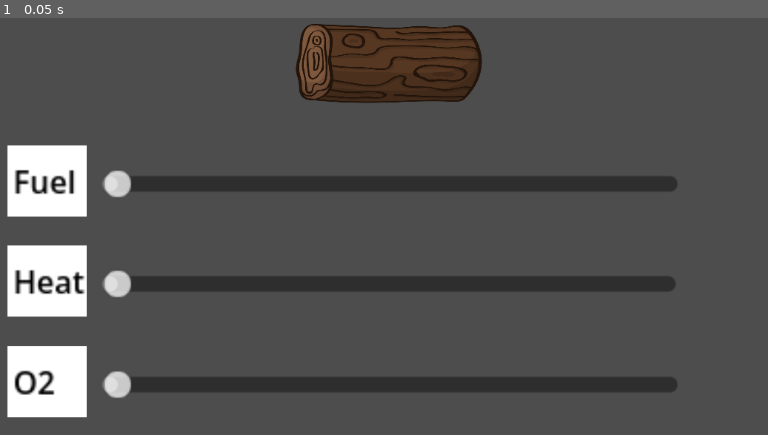
Above: before the commit, frame 1.
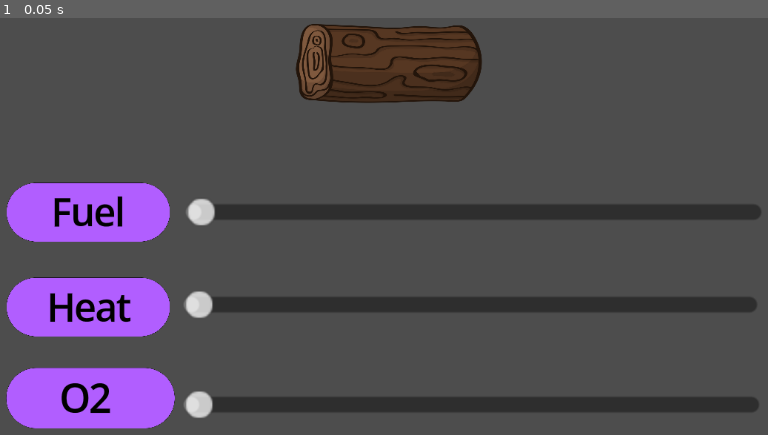
Above: after the commit, the same moment.

Repository: spenu1/FireDemo-Health-and-Safety
Game: Godot game, scene res://Main.tscn
Same seed, same stepped clock (60 frames per second), same inputs: the game is played once before the commit and once after it.
Inputs:
- Up to frame 1 (0.05 s): no input

The runs differ from the first frame. In frame 1, 26% of the frame differs, in the area x 0-100%, y 30-99%.

Commit message:
Updated visuals + new export
Added lights
new icons
flickering light effect (may be cpu intensive, need to check)

Diff:
--- a/Main.tscn
+++ b/Main.tscn
@@ -7,7 +7,7 @@
 [ext_resource type="Texture2D" uid="uid://d38uxsxubdyqn" path="res://BallSprite.png" id="3_3dxm6"]
 
 [sub_resource type="Gradient" id="Gradient_3dxm6"]
-offsets = PackedFloat32Array(0.40250698, 1)
+offsets = PackedFloat32Array(0.15734266, 1)
 colors = PackedColorArray(1, 0.5647059, 0, 1, 1, 0, 0, 1)
 
 [sub_resource type="GradientTexture1D" id="GradientTexture1D_lgr22"]
@@ -15,7 +15,7 @@
 
 [sub_resource type="Curve" id="Curve_fos0i"]
 _limits = [0.0, 2.0, 0.0, 1.0]
-_data = [Vector2(0.27040818, 1.3961546), 0.0, 0.0, 0, 0, Vector2(1, 0.010279655), -1.899521, 0.0, 1, 0]
+_data = [Vector2(0.27884614, 1.0941936), 0.0, 0.0, 0, 0, Vector2(1, 0.010279655), -1.5030273, 0.0, 1, 0]
 point_count = 2
 
 [sub_resource type="CurveTexture" id="CurveTexture_3dxm6"]
@@ -24,7 +24,7 @@
 [sub_resource type="ParticleProcessMaterial" id="ParticleProcessMaterial_uu6xs"]
 particle_flag_disable_z = true
 emission_shape = 3
-emission_box_extents = Vector3(27.89, 7.545, 1)
+emission_box_extents = Vector3(16.315, 7.545, 1)
 angle_min = 1.0728835e-05
 angle_max = 1.0728835e-05
 direction = Vector3(0, -1, 0)
@@ -40,8 +40,23 @@
 hue_variation_max = 0.06999998
 turbulence_noise_scale = 10.0
 
+[sub_resource type="Gradient" id="Gradient_fos0i"]
+colors = PackedColorArray(1, 1, 1, 1, 0, 0, 0, 1)
+
+[sub_resource type="GradientTexture2D" id="GradientTexture2D_3dxm6"]
+gradient = SubResource("Gradient_fos0i")
+fill = 1
+fill_from = Vector2(0.5, 0.5)
+fill_to = Vector2(0.03846154, 0.67094016)
+
 [node name="Node2D" type="Node2D" unique_id=561405790]
 script = ExtResource("1_cm0pq")
+
+[node name="ColorRect" type="ColorRect" parent="." unique_id=1190984734]
+offset_left = 308.0
+offset_right = 792.0
+offset_bottom = 539.0
+color = Color(0.3019608, 0.3019608, 0.3019608, 1)
 
 [node name="LogClipart" type="Sprite2D" parent="." unique_id=1822968826]
 position = Vector2(546, 461)
@@ -51,25 +66,33 @@
 region_rect = Rect2(60.446045, 178.82672, 693.3076, 442.23322)
 
 [node name="GPUParticles2D" type="GPUParticles2D" parent="LogClipart" unique_id=13362136]
-position = Vector2(2.5477695, -168.22386)
+position = Vector2(17.834538, -168.22386)
 scale = Vector2(10.739731, 10.837612)
 emitting = false
-amount = 30
+amount = 60
 texture = ExtResource("3_3dxm6")
 explosiveness = 0.03
 process_material = SubResource("ParticleProcessMaterial_uu6xs")
 script = ExtResource("2_r0du0")
 
 [node name="Control" parent="." unique_id=699872417 instance=ExtResource("2_uu6xs")]
+clip_children = 2
 anchors_preset = 0
 anchor_right = 0.0
 anchor_bottom = 0.0
-offset_left = 525.0
-offset_top = 761.0
-offset_right = 525.0
-offset_bottom = 761.0
+offset_left = 635.0
+offset_top = 789.0
+offset_right = 635.0
+offset_bottom = 789.0
 grow_horizontal = 1
 grow_vertical = 1
+
+[node name="FireLight" type="PointLight2D" parent="." unique_id=1069605359]
+position = Vector2(552, 292.5)
+scale = Vector2(6.4062505, 7.578125)
+color = Color(0.9627653, 0.30794448, 1.92523e-07, 1)
+energy = 2.0
+texture = SubResource("GradientTexture2D_3dxm6")
 
 [connection signal="fuelUpdated" from="Control" to="." method="_on_control_fuel_updated"]
 [connection signal="heatUpdated" from="Control" to="." method="_on_control_heat_updated"]
--- a/UI.tscn
+++ b/UI.tscn
@@ -1,6 +1,7 @@
 [gd_scene format=3 uid="uid://ckxajhgc78a5q"]
 
 [ext_resource type="Script" uid="uid://bwqbounricf22" path="res://ui.gd" id="1_b3bc3"]
+[ext_resource type="Texture2D" uid="uid://isvprueob5cj" path="res://labelIcon.png" id="2_3b2b5"]
 
 [node name="Control" type="Control" unique_id=699872417]
 layout_mode = 3
@@ -13,28 +14,26 @@
 
 [node name="FuelSlider" type="HSlider" parent="." unique_id=152625574]
 layout_mode = 0
-offset_left = -364.0
-offset_top = -157.0
-offset_right = -67.0
-offset_bottom = -141.0
+offset_left = -361.00003
+offset_top = -147.0
+offset_right = -64.00003
+offset_bottom = -131.0
 scale = Vector2(2.615, 2.615)
 rounded = true
 tick_count = 1
 
-[node name="ColorRect" type="ColorRect" parent="FuelSlider" unique_id=1812800004]
-layout_mode = 0
-offset_left = -49.0
-offset_top = -12.0
-offset_right = -8.0
-offset_bottom = 25.0
+[node name="ColorRect" type="Sprite2D" parent="FuelSlider" unique_id=492415691]
+position = Vector2(-50.47799, 8.030598)
+scale = Vector2(0.09394141, 0.09394141)
+texture = ExtResource("2_3b2b5")
 
 [node name="Label" type="Label" parent="FuelSlider/ColorRect" unique_id=1938376864]
-layout_mode = 0
-offset_left = 3.0
-offset_top = 7.0
-offset_right = 43.0
-offset_bottom = 30.0
+offset_left = -203.95157
+offset_top = -135.96774
+offset_right = 201.04843
+offset_bottom = 143.19891
 theme_override_colors/font_color = Color(0, 0, 0, 1)
+theme_override_font_sizes/font_size = 200
 text = "Fuel"
 
 [node name="Heat" type="HSlider" parent="." unique_id=380087786]
@@ -47,47 +46,45 @@
 rounded = true
 tick_count = 1
 
-[node name="ColorRect" type="ColorRect" parent="Heat" unique_id=251942135]
-layout_mode = 0
-offset_left = -49.0
-offset_top = -12.0
-offset_right = -8.0
-offset_bottom = 25.0
+[node name="ColorRect" type="Sprite2D" parent="Heat" unique_id=1853260652]
+position = Vector2(-49.330795, 9.17782)
+scale = Vector2(0.09393964, 0.09393964)
+texture = ExtResource("2_3b2b5")
 
-[node name="Label" type="Label" parent="Heat/ColorRect" unique_id=1810268136]
-layout_mode = 0
-offset_left = 3.0
-offset_top = 7.0
-offset_right = 43.0
-offset_bottom = 30.0
+[node name="Label" type="Label" parent="Heat/ColorRect" unique_id=1590200999]
+offset_left = -227.9644
+offset_top = -134.33629
+offset_right = 233.0356
+offset_bottom = 144.83037
 theme_override_colors/font_color = Color(0, 0, 0, 1)
+theme_override_font_sizes/font_size = 200
 text = "Heat"
+metadata/_edit_use_anchors_ = true
 
 [node name="Oxygen" type="HSlider" parent="." unique_id=1537447974]
 layout_mode = 0
 offset_left = -364.0
-offset_top = 114.0
+offset_top = 113.00001
 offset_right = -67.0
-offset_bottom = 130.0
+offset_bottom = 129.0
 scale = Vector2(2.615, 2.615)
 rounded = true
 tick_count = 1
 
-[node name="ColorRect" type="ColorRect" parent="Oxygen" unique_id=223915705]
-layout_mode = 0
-offset_left = -49.0
-offset_top = -12.0
-offset_right = -8.0
-offset_bottom = 25.0
+[node name="ColorRect" type="Sprite2D" parent="Oxygen" unique_id=1173609359]
+position = Vector2(-48.18355, 4.5889106)
+scale = Vector2(0.09684929, 0.09684929)
+texture = ExtResource("2_3b2b5")
 
-[node name="Label" type="Label" parent="Oxygen/ColorRect" unique_id=441417499]
-layout_mode = 0
-offset_left = 3.0
-offset_top = 7.0
-offset_right = 43.0
-offset_bottom = 30.0
+[node name="Label" type="Label" parent="Oxygen/ColorRect" unique_id=495030162]
+offset_left = -165.83691
+offset_top = -134.24889
+offset_right = 239.16309
+offset_bottom = 144.91777
 theme_override_colors/font_color = Color(0, 0, 0, 1)
+theme_override_font_sizes/font_size = 200
 text = "O2"
+metadata/_edit_use_anchors_ = true
 
 [connection signal="value_changed" from="FuelSlider" to="." method="_on_fuel_slider_value_changed"]
 [connection signal="value_changed" from="Heat" to="." method="_on_heat_value_changed"]
--- a/main.gd
+++ b/main.gd
@@ -8,17 +8,26 @@
 
 var particleEmitter
 var fireSprite
+var fLight
 
 # Called when the node enters the scene tree for the first time.
 func _ready() -> void:
 	particleEmitter = self.get_node("LogClipart").get_node("GPUParticles2D")
-	particleEmitter.amount = 0
+	fLight = get_node("FireLight")
+	#particleEmitter.amount = 1
 	particleEmitter.emitting = false
+	fLight.energy = 0.0
 	pass # Replace with function body.
 
 
 # Called every frame. 'delta' is the elapsed time since the previous frame.
 func _process(delta: float) -> void:
+	if !(fuel == 0 or heat == 0 or oxy == 0):
+		fLight.energy += randf_range(-0.5,0.5)
+		if (fLight.energy <= ((strength/100)*2) * 0.95):
+			fLight.energy = ((strength/100)*2) * 0.95
+		if (fLight.energy > ((strength/100)*2) * 1.05):
+			fLight.energy = ((strength/100)*2) * 1.05
 	pass
 
 
@@ -26,12 +35,14 @@
 	if (fuel == 0 or heat == 0 or oxy == 0):
 		#no fire
 		particleEmitter.emitting = false
+		fLight.energy = 0
 		pass
 	else:
 		#calculate the fire
 		particleEmitter.emitting = true
 		strength = (fuel+heat+oxy)/3
 		particleEmitter.amount_ratio = strength/100
+		fLight.energy = ((strength/100)*2)
 		pass
 	pass
 
--- a/project.godot
+++ b/project.godot
@@ -13,6 +13,7 @@
 config/name="Fire Demonstration"
 run/main_scene="uid://dixaa0vo77e2y"
 config/features=PackedStringArray("4.6", "GL Compatibility")
+boot_splash/bg_color=Color(0.39071628, 0.0017119145, 0.660833, 1)
 config/icon="res://icon.svg"
 
 [display]
@@ -20,6 +21,10 @@
 window/size/viewport_width=1080
 window/size/viewport_height=1080
 window/stretch/mode="viewport"
+
+[gui]
+
+theme/default_font_multichannel_signed_distance_field=true
 
 [physics]
 
Binary file added: labelIcon.png
Not shown, added: labelIcon.png.import
Not shown, changed: index.html
Not shown, changed: index.pck
